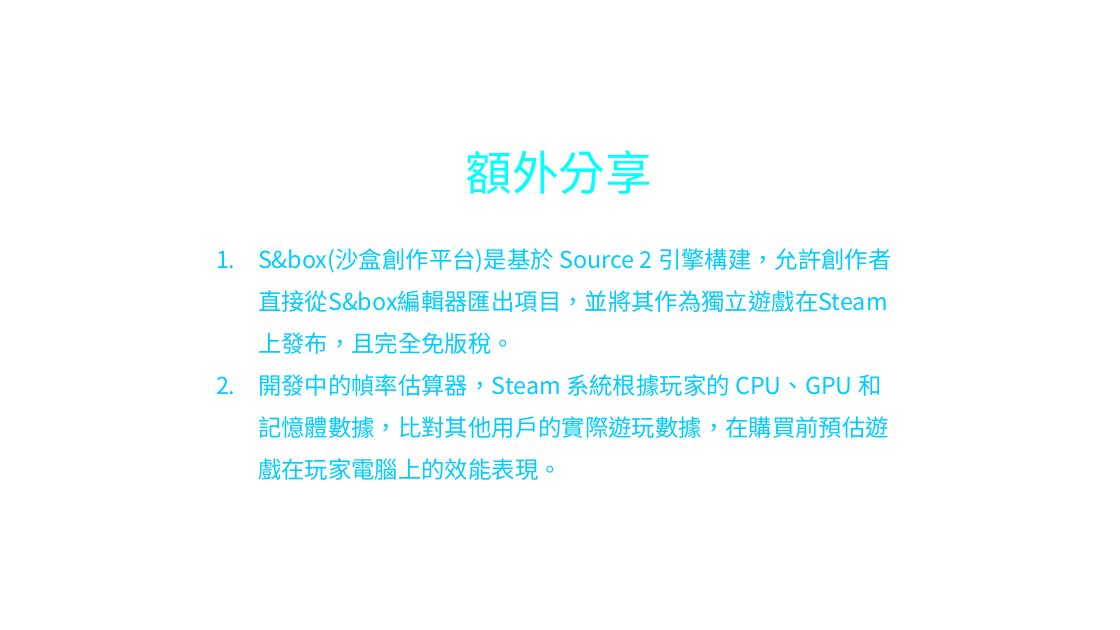
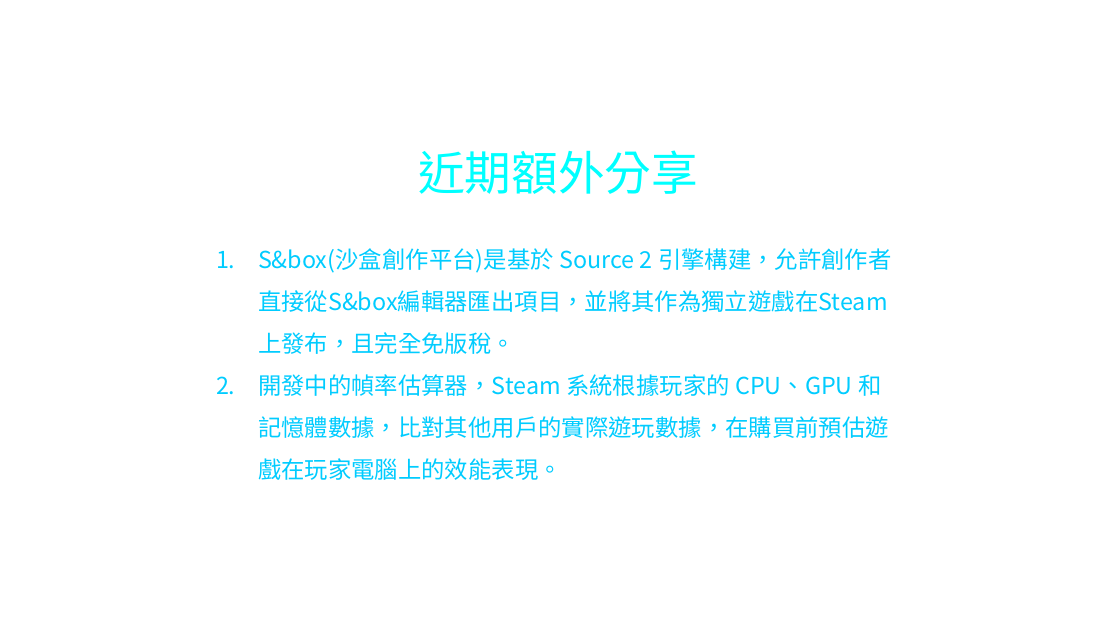
Before and after one commit to rhea95032/topic, a slide deck: slide 15 of Steam遊戲市場分析報告.pptx. Drawn at 1120x630 pixels with LibreOffice and Linux fonts; fonts in the diff are those of the drawing; background and template pictures are left out. Boxes give left, top, right and bottom in pixels: in the first picture for what was removed or moved away, otherwise in the second. Text is boxed around its words. In the diff, an @@ line names an element or a change of style, - is before the commit and + after.

```diff
--- a/Steam遊戲市場分析報告.pptx
+++ b/Steam遊戲市場分析報告.pptx
@@ text at [418, 150, 698, 194]: text changed @@
-額外分享
+近期額外分享
```
Also in this commit, not shown: 1 other slide changed, 2 other files.
